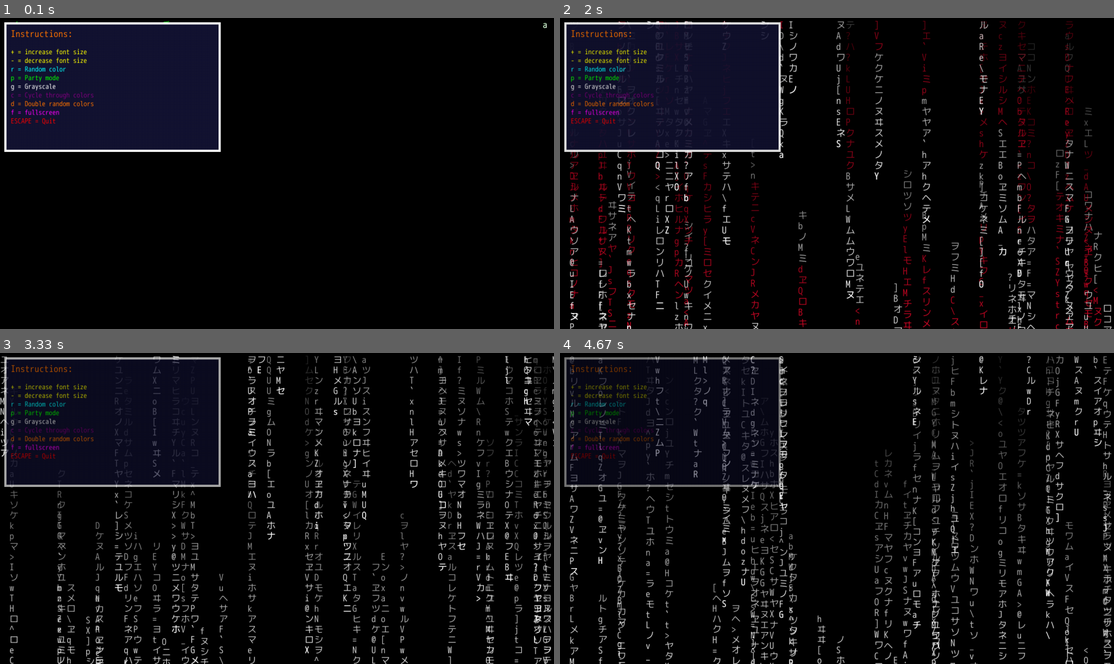
Above: before the commit, frames 1-4 (two rows, left to right).
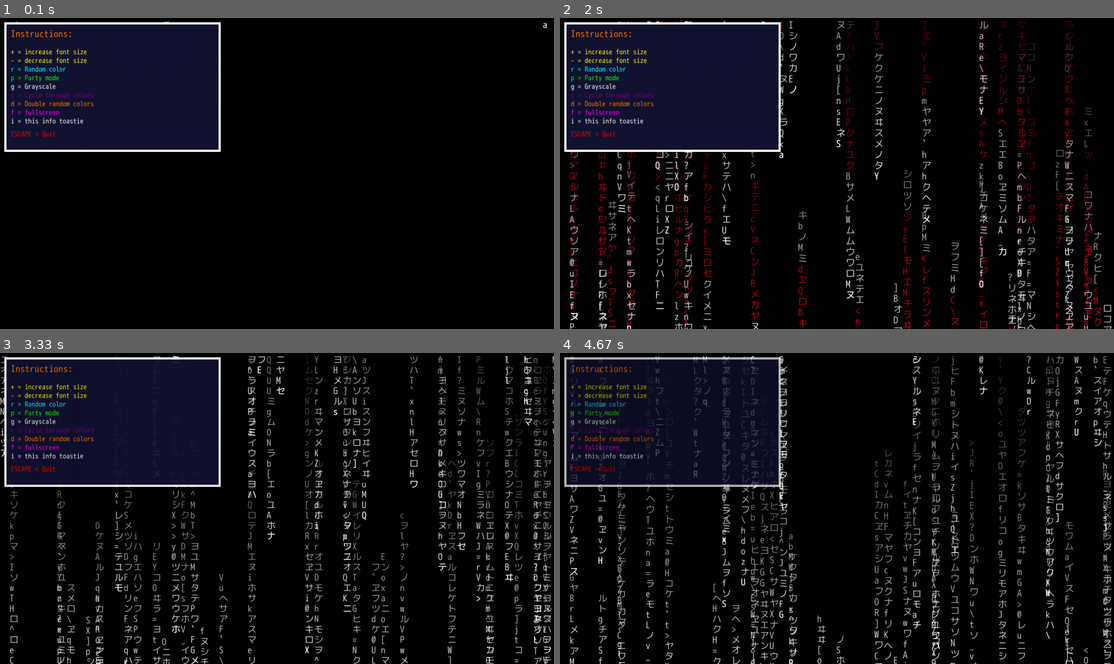
Above: after the commit, the same moments.

Repository: shS83/Matrixia
Game: pygame game, started from matrixia.py
Same seed, same stepped clock (60 frames per second), same inputs: the game is played once before the commit and once after it.
Inputs:
- Up to frame 1 (0.1 s): no input
- Up to frame 2 (2 s): tap one key every 0.33 s from 0.33 s: I C + R G
- Up to frame 3 (3.33 s): tap - at 2 s
- Up to frame 4 (4.67 s): tap one key every 0.33 s from 3.33 s: Enter Space + -

The runs differ from the first frame. In frame 1, 0.2% of the frame differs, in the area x 2-15%, y 32-39%; in frame 2, 0.9%; in frame 3, 1.7%; in frame 4, 2.0%, in the area x 0-40%, y 1-44%.

Commit message:
That was the last one for now.

Diff:
--- a/matrixia.py
+++ b/matrixia.py
@@ -161,7 +161,8 @@
 toast.blit(smaller_font.render("c = Cycle through colors", True, PURPLE), (15, 160))
 toast.blit(smaller_font.render("d = Double random colors", True, ORANGE), (15, 180))
 toast.blit(smaller_font.render("f = fullscreen", True, MAGENTA), (15, 200))
-toast.blit(smaller_font.render("ESCAPE = Quit", True, RED), (15, 220))
+toast.blit(smaller_font.render("i = this info toastie", True, WHITE), (15, 220))
+toast.blit(smaller_font.render("ESCAPE = Quit", True, RED), (15, 250))
 fader = Fadeout(toast, 50)
 temp_color = ALL_COLORS.copy()
 random_color = None
@@ -219,6 +220,10 @@
                 else:
                     STATUS = State.FULLSCREEN
                     pygame.display.set_mode(pygame.display.get_surface().get_size(), pygame.FULLSCREEN, 32)
+            elif event.key == pygame.K_i:
+                toast.set_alpha(255)
+                fader = Fadeout(toast, 100)
+
         if event.type == pygame.QUIT:
             running = False
 
